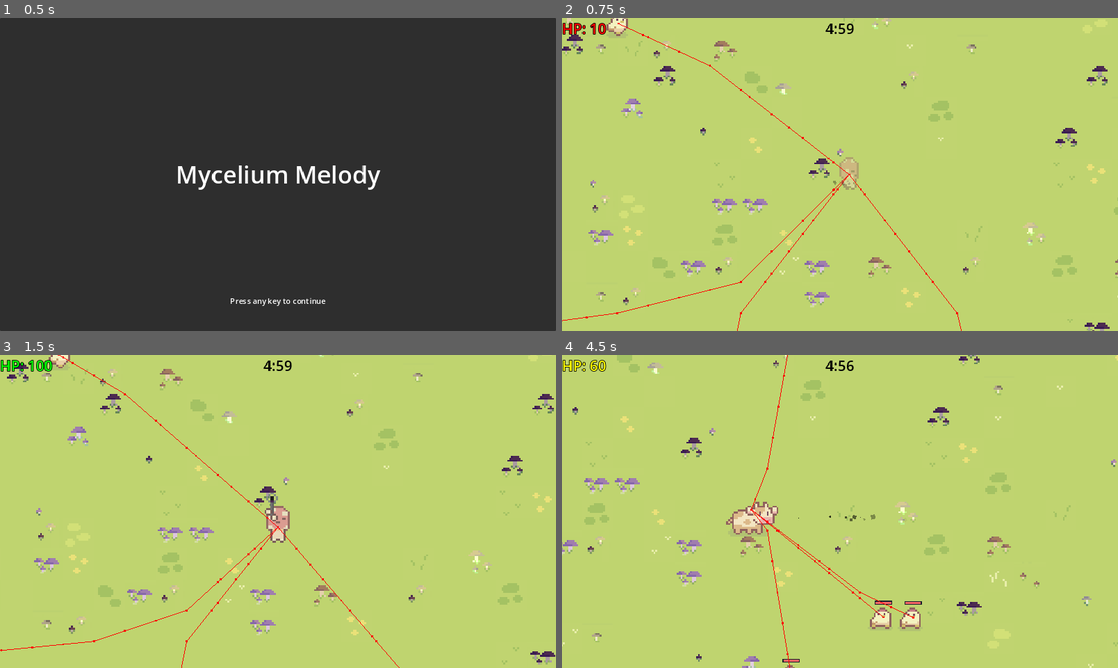
Above: before the commit, frames 1-4 (two rows, left to right).
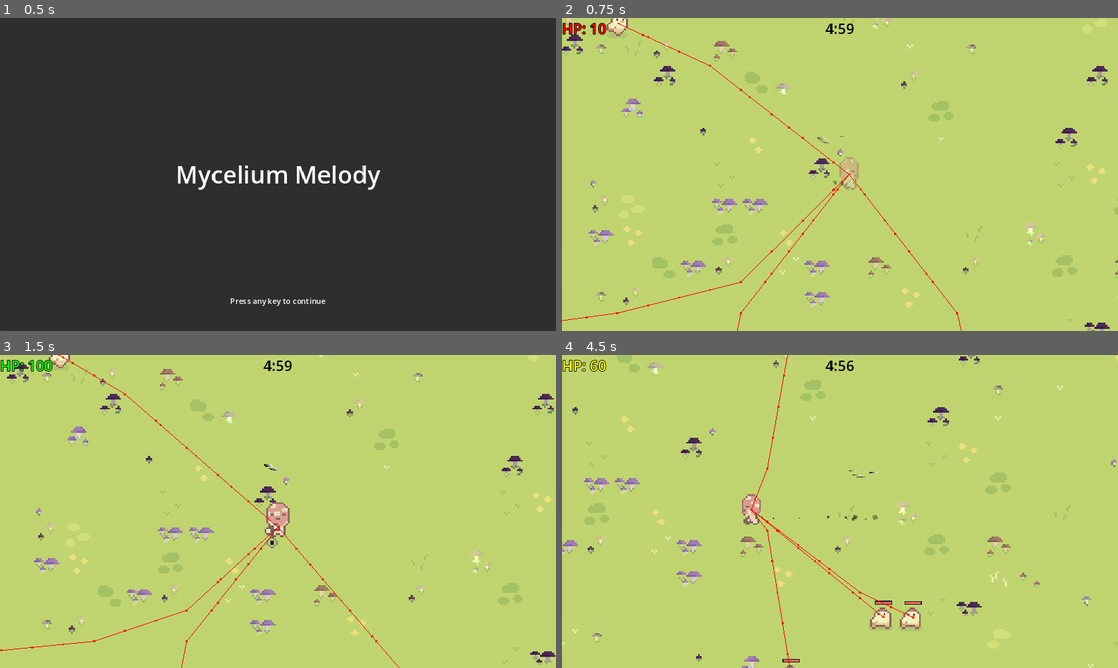
Above: after the commit, the same moments.

Repository: pick-ax-e/Mini-Jam-156-Jame-Gam-29
Game: Godot game, scene res://scenes/main_menu.tscn
Two runs of this game, one before a commit and one after it. Both use one fixed random seed, a clock stepped at 60 frames per second and the inputs below.
Inputs:
- Up to frame 1 (0.5 s): no input
- Up to frame 2 (0.75 s): tap Enter at 0.5 s; hold D (move_right) from 0.53 s (still down); hold \ (SECRET_TEST_BUTTON_SHHH_TELL_NOBODY) from 0.53 s (still down)
- Up to frame 3 (1.5 s): release D (move_right) at 1.28 s; release \ (SECRET_TEST_BUTTON_SHHH_TELL_NOBODY) at 1.28 s; hold S (move_back) from 1.28 s (still down); tap 1 (attack1) at 1.35 s
- Up to frame 4 (4.5 s): release S (move_back) at 2.03 s; hold D (move_right) 2.03-2.78 s; hold Space (special) 2.03-2.78 s; hold W (move_forward) 2.78-3.53 s; tap \ (SECRET_TEST_BUTTON_SHHH_TELL_NOBODY) at 2.85 s; hold 1 (attack1) 3.53-4.28 s; hold A (move_left) from 3.53 s (still down); tap Space (special) at 4.35 s

Frame 1 is identical in both runs. In frame 2, less than 0.1% of the frame differs, in the area x 45-52%, y 37-54%; in frame 3, 0.4%; in frame 4, 0.7%, in the area x 29-57%, y 36-58%.

Commit message:
animation fixed ( im a dumbass

Diff:
--- a/scenes/player.tscn
+++ b/scenes/player.tscn
@@ -132,7 +132,7 @@
 "duration": 1.0,
 "texture": SubResource("AtlasTexture_tlkk8")
 }, {
-"duration": 1.0,
+"duration": 2.0,
 "texture": SubResource("AtlasTexture_bm3jn")
 }],
 "loop": true,
@@ -143,7 +143,7 @@
 "duration": 1.0,
 "texture": SubResource("AtlasTexture_8fult")
 }, {
-"duration": 1.0,
+"duration": 2.0,
 "texture": SubResource("AtlasTexture_ks73a")
 }],
 "loop": true,
@@ -154,7 +154,7 @@
 "duration": 1.0,
 "texture": SubResource("AtlasTexture_q3rvs")
 }, {
-"duration": 1.0,
+"duration": 2.0,
 "texture": SubResource("AtlasTexture_fkdqe")
 }],
 "loop": true,
@@ -165,7 +165,7 @@
 "duration": 1.0,
 "texture": SubResource("AtlasTexture_r26gv")
 }, {
-"duration": 1.0,
+"duration": 2.0,
 "texture": SubResource("AtlasTexture_lxcqd")
 }],
 "loop": true,
@@ -293,6 +293,12 @@
 [sub_resource type="Gradient" id="Gradient_ij68b"]
 offsets = PackedFloat32Array(0, 0.0933333, 0.806667, 1)
 colors = PackedColorArray(0, 0, 0, 0, 0, 0, 0, 1, 0, 0, 0, 0, 0, 0, 0, 0)
+
+[sub_resource type="Gradient" id="Gradient_5x8m8"]
+
+[sub_resource type="GradientTexture1D" id="GradientTexture1D_b5qoh"]
+gradient = SubResource("Gradient_5x8m8")
+width = 16
 
 [sub_resource type="CapsuleShape2D" id="CapsuleShape2D_61p66"]
 radius = 28.72
@@ -310,10 +316,13 @@
 [node name="AnimatedSprite2D" type="AnimatedSprite2D" parent="."]
 scale = Vector2(4, 4)
 sprite_frames = SubResource("SpriteFrames_1ptev")
-animation = &"AttackDown"
+animation = &"AttackUp"
 autoplay = "IdleDown"
 
-[node name="CPUParticles2D" type="CPUParticles2D" parent="AnimatedSprite2D"]
+[node name="particle affects" type="Node2D" parent="AnimatedSprite2D"]
+show_behind_parent = true
+
+[node name="CPUParticles2D" type="CPUParticles2D" parent="AnimatedSprite2D/particle affects"]
 show_behind_parent = true
 z_as_relative = false
 position = Vector2(0, 4.25)
@@ -325,7 +334,7 @@
 randomness = 1.0
 lifetime_randomness = 0.4
 emission_shape = 3
-emission_rect_extents = Vector2(15.32, 2.765)
+emission_rect_extents = Vector2(10, 1.96)
 spread = 180.0
 gravity = Vector2(0, -1.775)
 initial_velocity_max = 10.95
@@ -338,6 +347,21 @@
 scale_amount_curve = SubResource("Curve_uuo0b")
 color_ramp = SubResource("Gradient_ij68b")
 
+[node name="CPUParticles2D2" type="CPUParticles2D" parent="AnimatedSprite2D/particle affects"]
+position = Vector2(0, -23.385)
+amount = 11
+explosiveness = 1.0
+texture = SubResource("GradientTexture1D_b5qoh")
+direction = Vector2(0, 1)
+spread = 60.48
+gravity = Vector2(0, 0)
+initial_velocity_min = 32.25
+initial_velocity_max = 32.25
+radial_accel_min = -1.54
+radial_accel_max = -1.54
+angle_min = 720.0
+angle_max = 720.0
+
 [node name="Camera2D" type="Camera2D" parent="."]
 position_smoothing_enabled = true
 
--- a/scripts/Player/player.gd
+++ b/scripts/Player/player.gd
@@ -185,13 +185,13 @@
 			animatedSprite.animation = animationNames[animationsDir.find(bestFit)]
 			prevDir = bestFit
 		2:
-			animatedSprite.animation = "Placeholder" #attack
 			weaponHitbox.updateRot(prevDir)
 			weaponHitbox.tickHitbox(weaponDamage)
 
 			animatedSprite.animation = animationNames[animationsDir.find(prevDir) + (animationStride * 2)]
+			animatedSprite.play( animationNames[animationsDir.find(prevDir) + (animationStride * 2)] )
+
 		3:
-			animatedSprite.animation = "Placeholder" # dash
 			if wishDir != Vector2.ZERO:
 				velocity += wishDir * dashMaintain
 		4:
Not shown, added: resources/Sprout Lands - Sprites - Basic pack/Characters/Mushroom_fall_back_LR.png.import
Not shown: 1 places in scenes/player.tscn that only renumber resources
